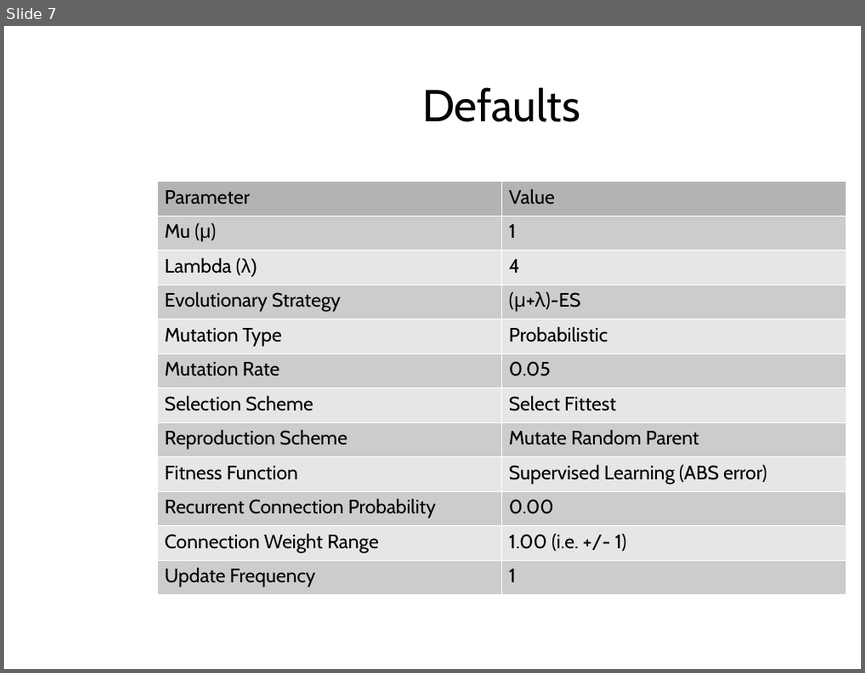
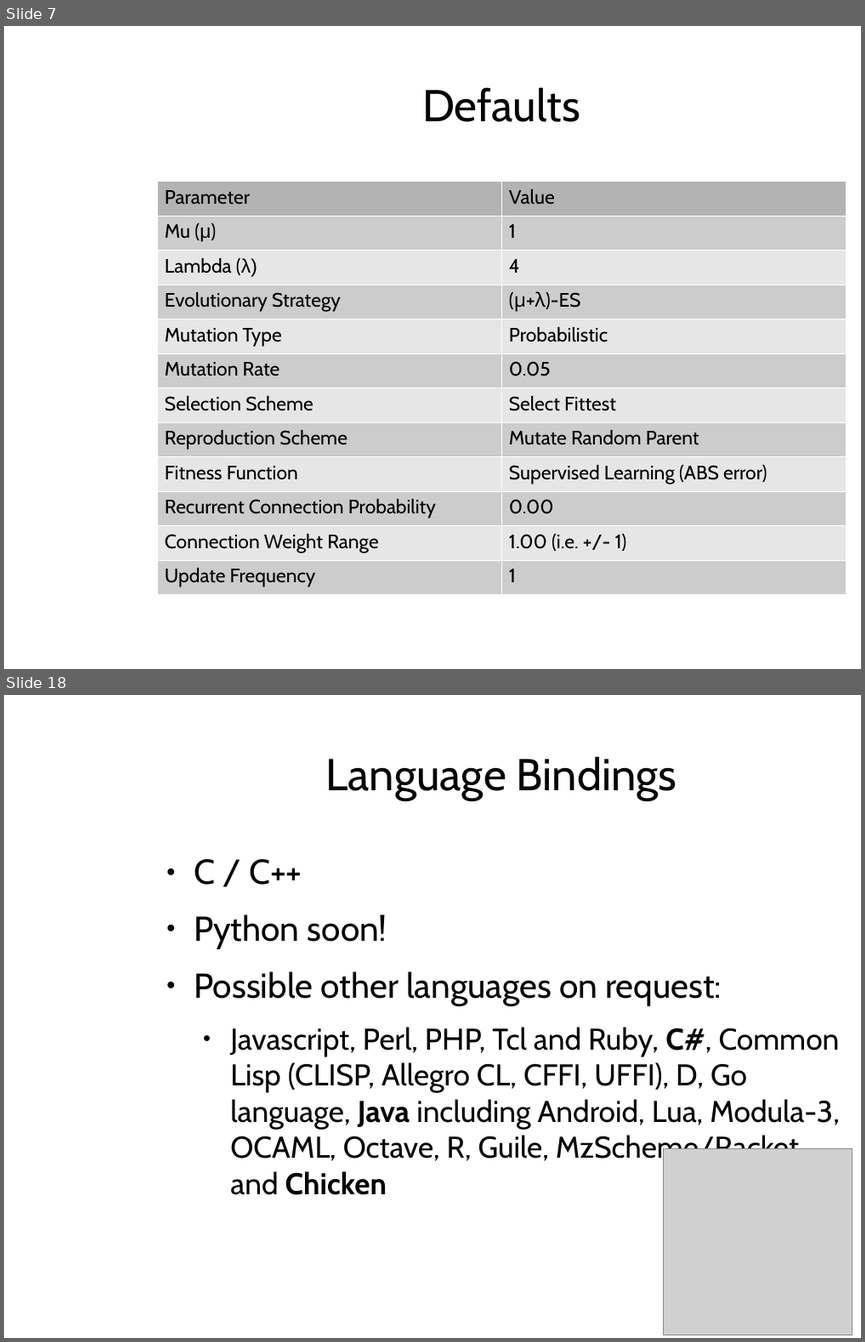
Before and after one commit to AndrewJamesTurner/CGP-Library, a slide deck: presentation/introduction.odp. Shown one above the other, each under a label of ours: slide 7 before the commit, slides 7 and 18 after it; the slides between them are not shown. The pictures are 865x673 and 865x1342 pixels, drawn with LibreOffice and Linux fonts; fonts in the diff are those of the drawing; grey boxes stand for pictures; background and template pictures are left out. Boxes give left, top, right and bottom in pixels: in the first picture for what was removed or moved away, otherwise in the second. Text is boxed around its words. In the diff, an @@ line names an element or a change of style, - is before the commit and + after.

```diff
--- a/presentation/introduction.odp
+++ b/presentation/introduction.odp
@@ slide 18 added at (4, 695, 861, 1338), background picture (left out) @@
@@ title added at (325, 756, 677, 800), 41.3 pt, text #050505 @@
+Language Bindings
@@ text added at (194, 859, 840, 1195), 27.8 pt, text #050505 @@
+● C / C++
+● Python soon!
+● Possible other languages on request:
+  ● Javascript, Perl, PHP, Tcl and Ruby, C#, Common Lisp (CLISP, Allegro CL, CFFI, UFFI), D, Go language, Java including Android, Lua, Modula-3, OCAML, Octave, R, Guile, MzScheme/Racket and Chicken
@@ picture added at (664, 1149, 851, 1335) @@
```
Also in this commit, not shown: 5 other slides changed, 11 other slides added, 14 other files.
